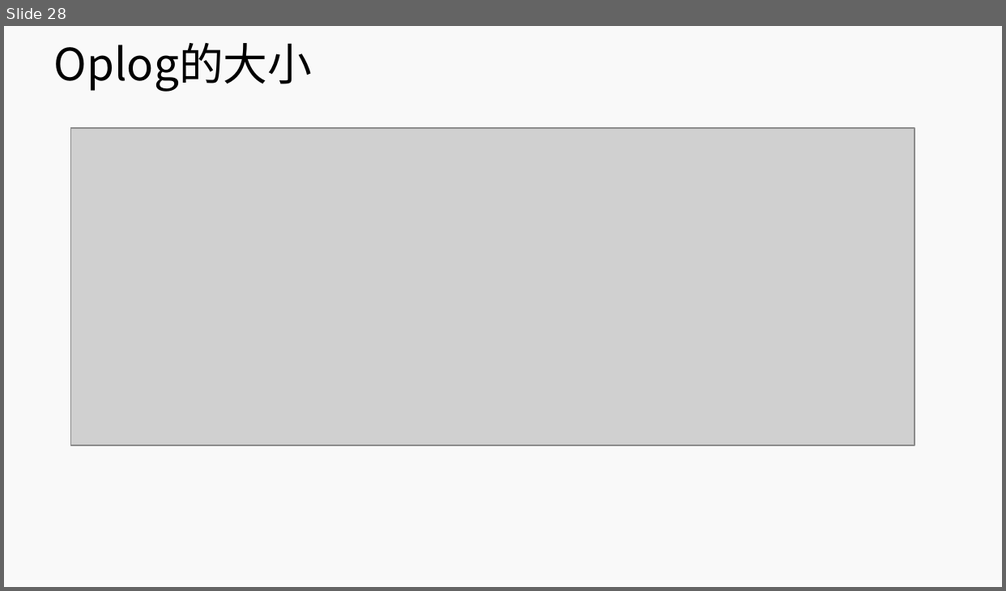
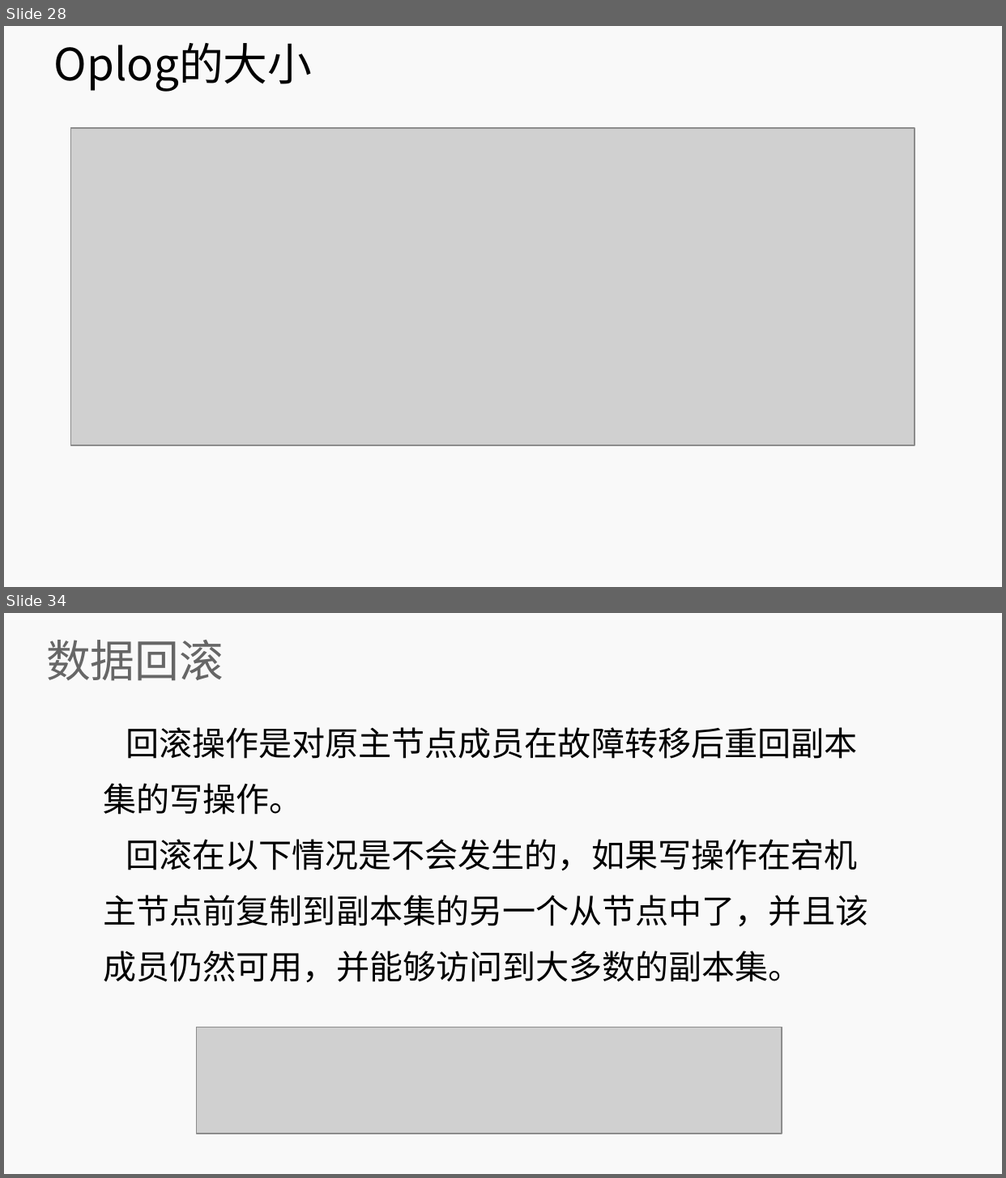
Before and after one commit to lihuanzhen2016/no-sql, a slide deck: PPT/12 MongoDB 复制集.pptx. Shown one above the other, each under a label of ours: slide 28 before the commit, slides 28 and 34 after it; the slides between them are not shown. The pictures are 1006x591 and 1006x1178 pixels, drawn with LibreOffice and Linux fonts; fonts in the diff are those of the drawing; grey boxes stand for pictures; background and template pictures are left out. Boxes give left, top, right and bottom in pixels: in the first picture for what was removed or moved away, otherwise in the second. Text is boxed around its words. In the diff, an @@ line names an element or a change of style, - is before the commit and + after.

```diff
--- a/PPT/12 MongoDB 复制集.pptx
+++ b/PPT/12 MongoDB 复制集.pptx
@@ slide 34 added at [4,613,1002,1174], background #F9F9F9 @@
@@ title added at [46,640,224,681], 32 pt, text #666666 @@
+数据回滚
@@ subtitle added at [104,727,869,983], 24 pt, text #000000 @@
+回滚操作是对原主节点成员在故障转移后重回副本集的写操作。
+回滚在以下情况是不会发生的，如果写操作在宕机主节点前复制到副本集的另一个从节点中了，并且该成员仍然可用，并能够访问到大多数的副本集。
@@ picture added at [197,1027,782,1134] @@
```
Also in this commit, not shown: 3 slides changed, 6 other slides added, 1 other file.
